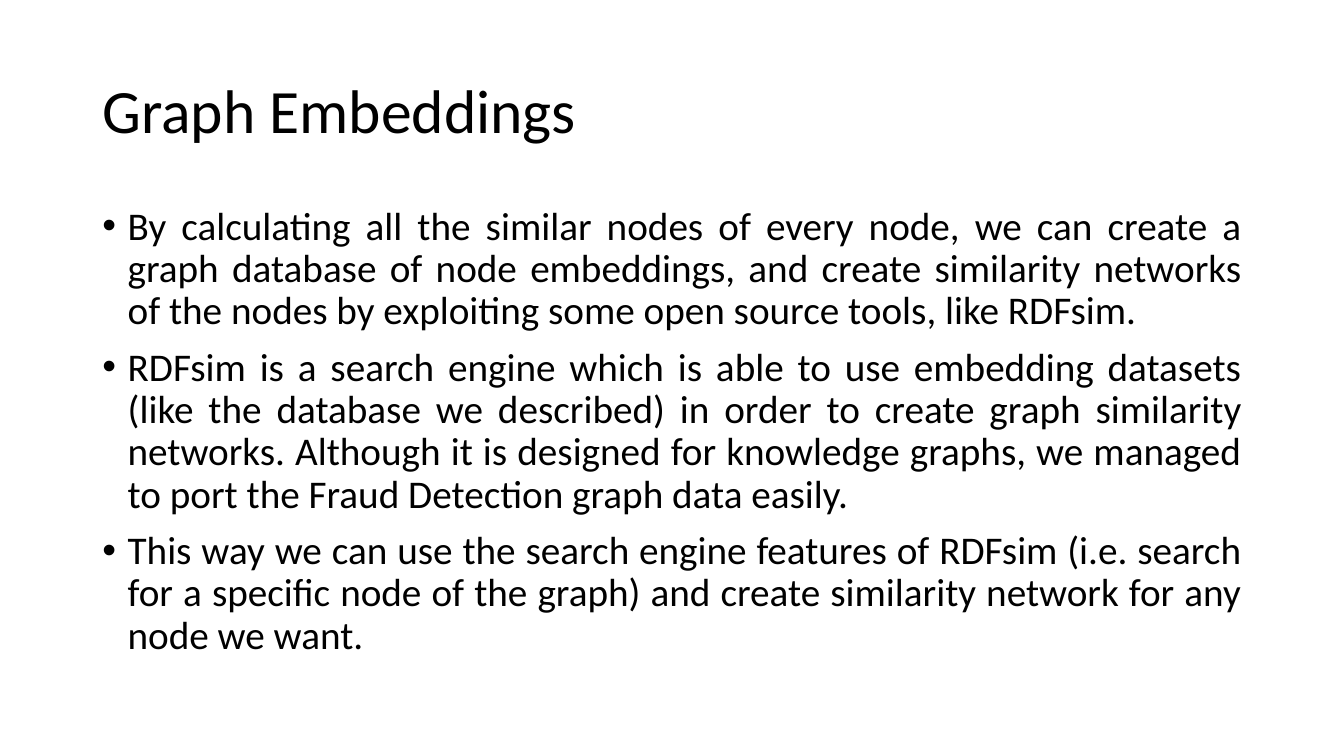
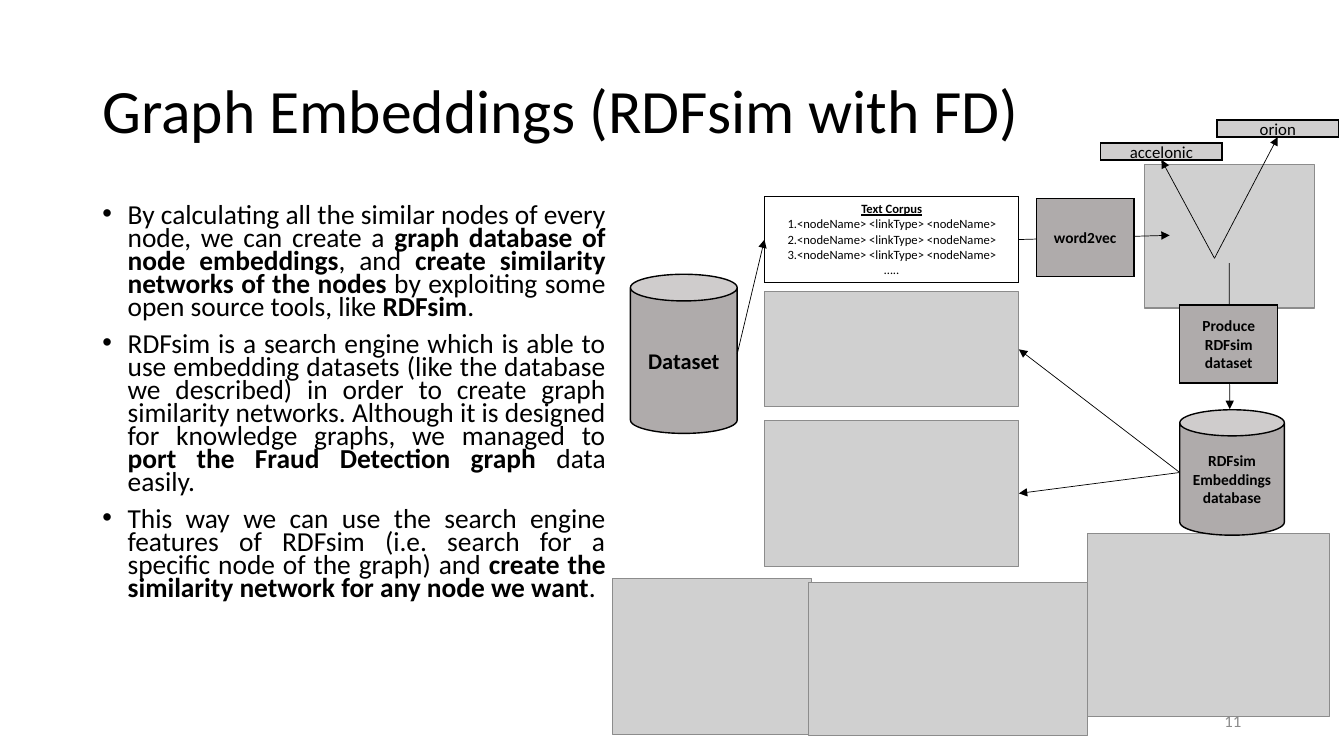
Before and after one commit to MChatzakis/Panama-Papers-Analysis, a slide deck: slide 11 of Presentation/panama_papers.pptx. Drawn at 1344x756 pixels with LibreOffice and Linux fonts; fonts in the diff are those of the drawing; grey boxes stand for pictures. Boxes give left, top, right and bottom in pixels: in the first picture for what was removed or moved away, otherwise in the second. Text is boxed around its words. In the diff, an @@ line names an element or a change of style, - is before the commit and + after.

```diff
--- a/Presentation/panama_papers.pptx
+++ b/Presentation/panama_papers.pptx
@@ title at [102, 88, 1018, 144]: text changed @@
-Graph Embeddings
+Graph Embeddings (RDFsim with FD)
@@ rectangle added at [1101, 143, 1222, 160], fill #D0CECE, outline #000000 1 pt, 12 pt, text #000000 @@
+accelonic
@@ arrow added from (1215, 258) to (1278, 137), #000000 0.5 pt @@
@@ rectangle added at [1217, 120, 1338, 137], fill #D0CECE, outline #000000 1 pt, 12 pt, text #000000 @@
+orion
@@ picture added at [1144, 165, 1315, 309] @@
@@ arrow added from (1215, 258) to (1162, 160), #000000 0.5 pt @@
@@ text at [128, 205, 606, 496]: size 28 to 19.6 pt in "By calculating all the similar nodes of ...", "RDFsim is a search engine which is ..."; bold on in "graph database of node embeddings, create similarity ...", "port the Fraud Detection graph"; line spacing 0.9 to 0.7 @@
@@ rectangle added at [764, 197, 1018, 283], outline #000000 0.75 pt, 9 pt, text #000000 @@
+Text Corpus
+1.<nodeName> <linkType> <nodeName>
+2.<nodeName> <linkType> <nodeName>
+3.<nodeName> <linkType> <nodeName>
+…..
@@ rectangle added at [1036, 199, 1134, 276], fill #AFABAB, outline #000000 1 pt, 11 pt, text #000000, bold @@
+word2vec
@@ arrow added from (1019, 240) to (1170, 235), #000000 0.5 pt @@
@@ arrow added from (737, 354) to (764, 240), #000000 0.5 pt @@
@@ arrow added from (1229, 263) to (1230, 409), #000000 0.5 pt @@
@@ cylinder added at [630, 274, 737, 434], fill #AFABAB, outline #000000 1 pt, 16 pt, text #000000, bold @@
+Dataset
@@ picture added at [764, 292, 1019, 407] @@
@@ rectangle added at [1180, 306, 1277, 383], fill #AFABAB, outline #000000 1 pt, 11 pt, text #000000, bold @@
+Produce RDFsim dataset
@@ arrow added from (1180, 473) to (1019, 350), #000000 0.5 pt @@
@@ cylinder added at [1180, 410, 1285, 535], fill #AFABAB, outline #000000 1 pt, 11 pt, text #000000, bold @@
+RDFsim
+Embeddings
+database
@@ picture added at [764, 420, 1019, 567] @@
@@ arrow added from (1180, 473) to (1019, 493), #000000 0.5 pt @@
@@ text at [128, 509, 606, 602]: text changed; size 28 to 19.6 pt @@
-• This way we can use the search engine features of RDFsim (i.e. search for a specific node of the graph) and create similarity network for any node we want.
+• This way we can use the search engine features of RDFsim (i.e. search for a specific node of the graph) and create the similarity network for any node we want.
@@ picture added at [1088, 534, 1330, 717] @@
@@ picture added at [613, 579, 812, 735] @@
@@ picture added at [809, 582, 1088, 736] @@
@@ page number added at [1224, 714, 1241, 727], 12 pt, text #8C8C8C @@
+11
```
Also in this commit, not shown: 13 other slides changed, 1 slide added.
